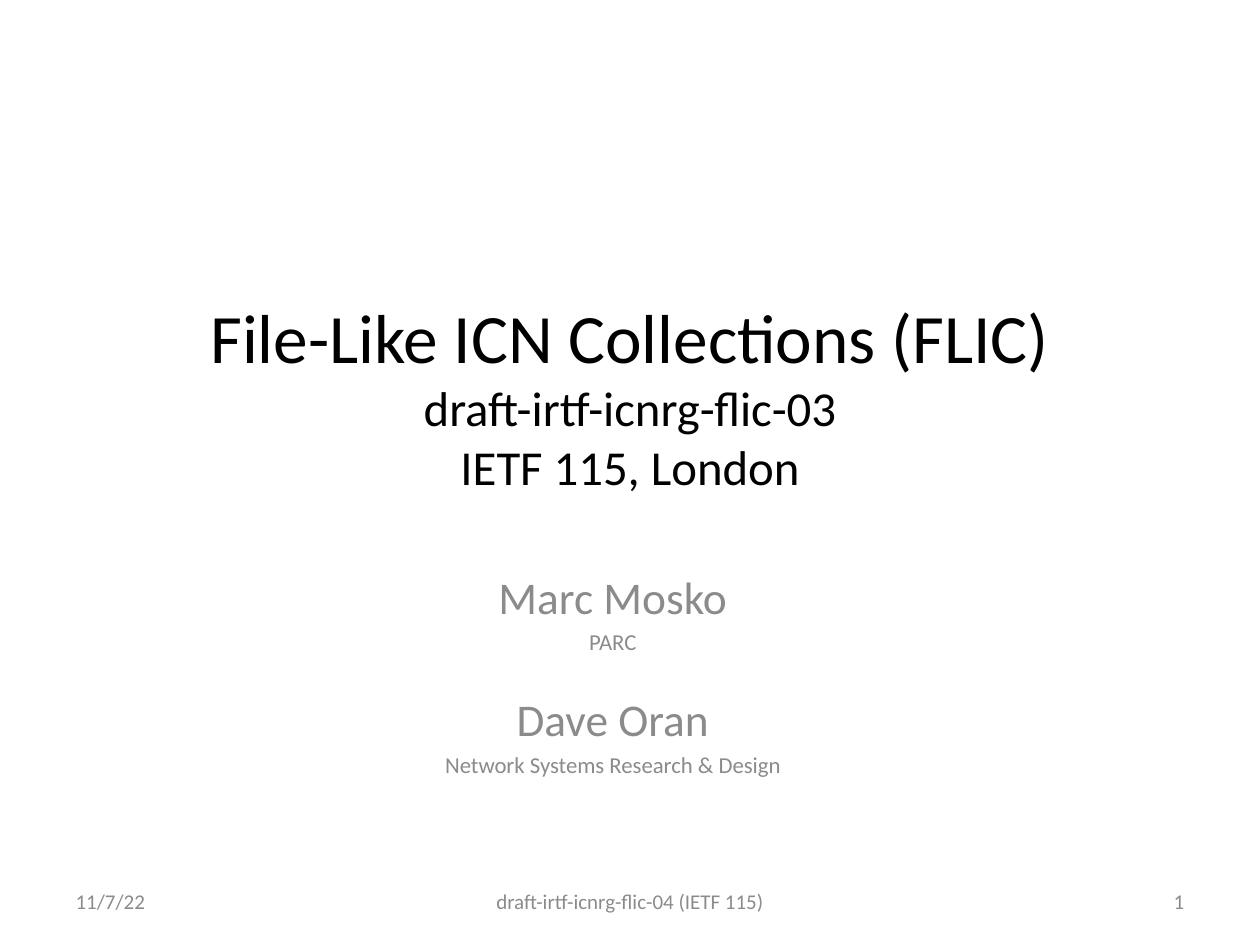
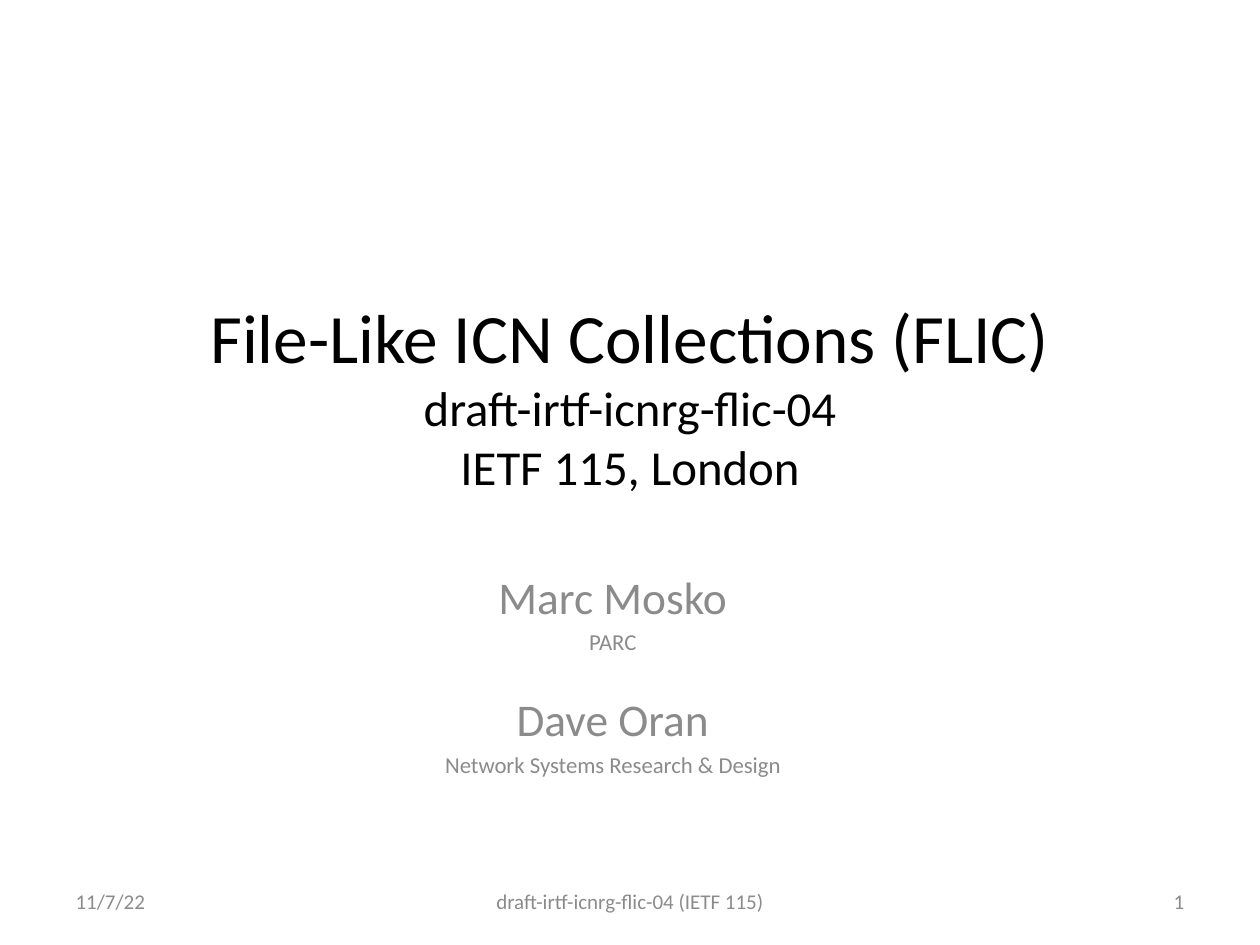
Before and after one commit to mmosko/icn-flic-manifest, a slide deck: slide 1 of docs/FLIC Update for ICNRG @ IETF 115.pptx. Drawn at 1260x945 pixels with LibreOffice and Linux fonts; fonts in the diff are those of the drawing. Boxes give left, top, right and bottom in pixels: in the first picture for what was removed or moved away, otherwise in the second. Text is boxed around its words. In the diff, an @@ line names an element or a change of style, - is before the commit and + after.

Commit message:
update for IETF 116.  Add examples of keys.

```diff
--- a/docs/FLIC Update for ICNRG @ IETF 115.pptx
+++ b/docs/FLIC Update for ICNRG @ IETF 115.pptx
@@ title at (210,312,1049,491): text changed @@
-File-Like ICN Collections (FLIC)
-draft-irtf-icnrg-flic-03
-IETF 115, London
+File-Like ICN Collections (FLIC)
+draft-irtf-icnrg-flic-04
+IETF 115, London
```
Also in this commit, not shown: 16 other files.
